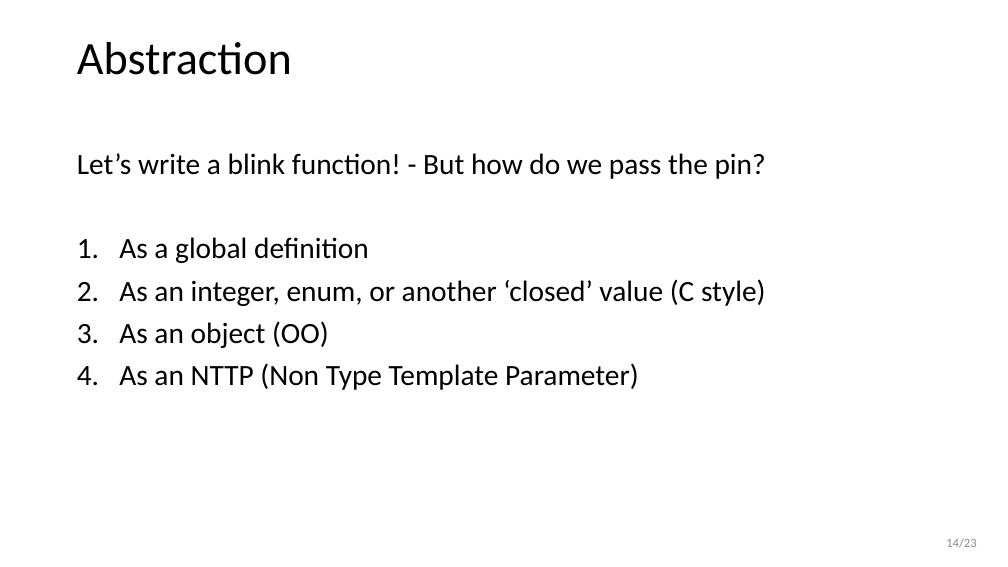
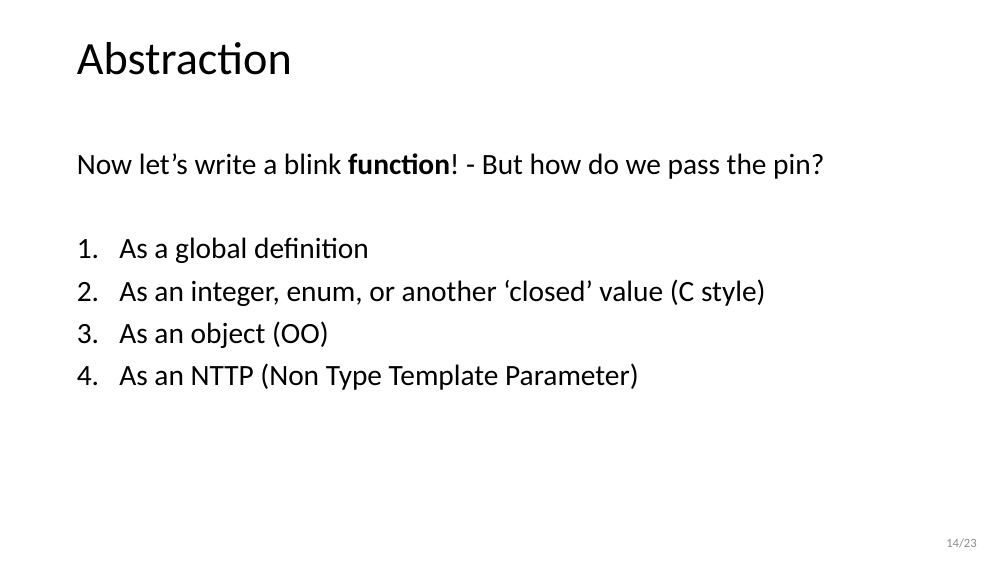
Before and after one commit to wovo/talk-gpio-abstractions, a slide deck: slide 14 of powerpoint/gpio-abstractions.pptx. Drawn at 1008x567 pixels with LibreOffice and Linux fonts; fonts in the diff are those of the drawing. Boxes give left, top, right and bottom in pixels: in the first picture for what was removed or moved away, otherwise in the second. Text is boxed around its words. In the diff, an @@ line names an element or a change of style, - is before the commit and + after.

```diff
--- a/powerpoint/gpio-abstractions.pptx
+++ b/powerpoint/gpio-abstractions.pptx
@@ text at [77,153,824,179]: text changed @@
-Let’s write a blink function! - But how do we pass the pin?
+Now let’s write a blink function! - But how do we pass the pin?
```
Also in this commit, not shown: 3 other slides changed.
